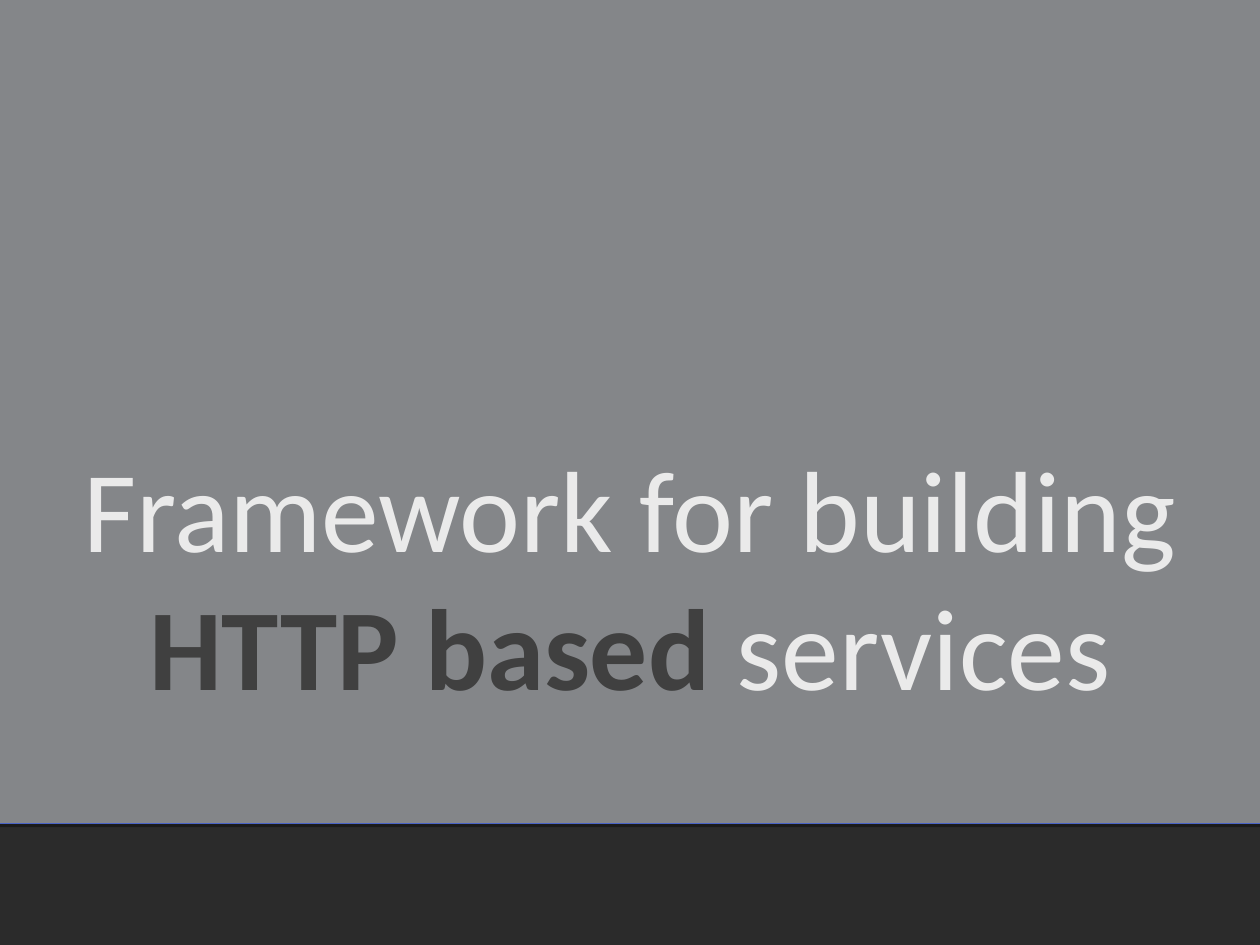
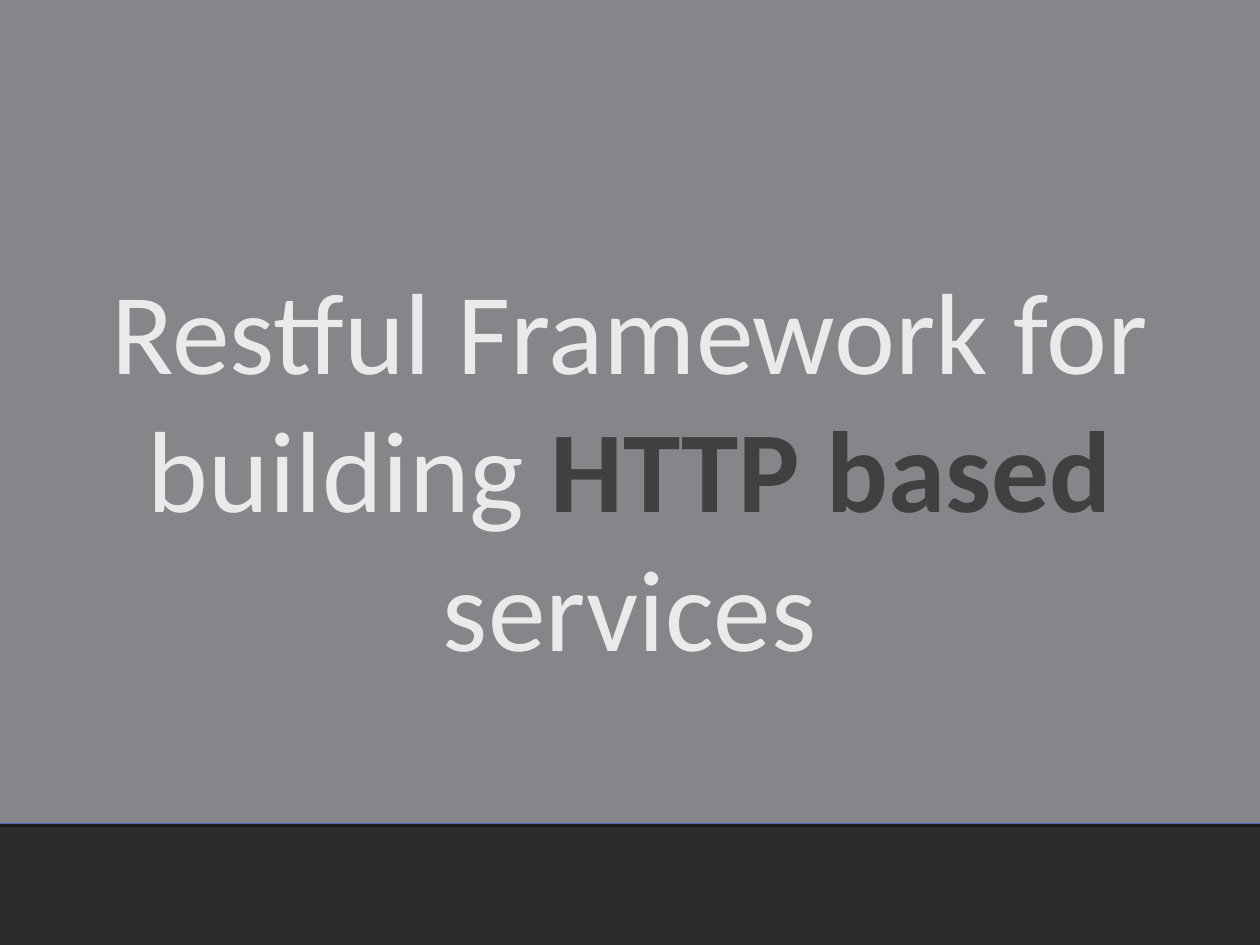
Before and after one commit to derikwhittaker/Demo.DevReach, a slide deck: slide 3 of WebApi/Derik.Whittaker-WebApi.ppt (slide 4 before the commit). Drawn at 1260x945 pixels with LibreOffice and Linux fonts; fonts in the diff are those of the drawing; background and template pictures are left out; a plain dark background stands for a picture behind light text. Boxes give left, top, right and bottom in pixels: in the first picture for what was removed or moved away, otherwise in the second. Text is boxed around its words. In the diff, an @@ line names an element or a change of style, - is before the commit and + after.

```diff
--- a/WebApi/Derik.Whittaker-WebApi.ppt
+++ b/WebApi/Derik.Whittaker-WebApi.ppt
@@ title at bbox=[112, 294, 1148, 652]: text changed @@
-Framework for building HTTP based services
+Restful Framework for building HTTP based services
```
Also in this commit, not shown: 11 slides added, 5 slides removed, 1 other file.
